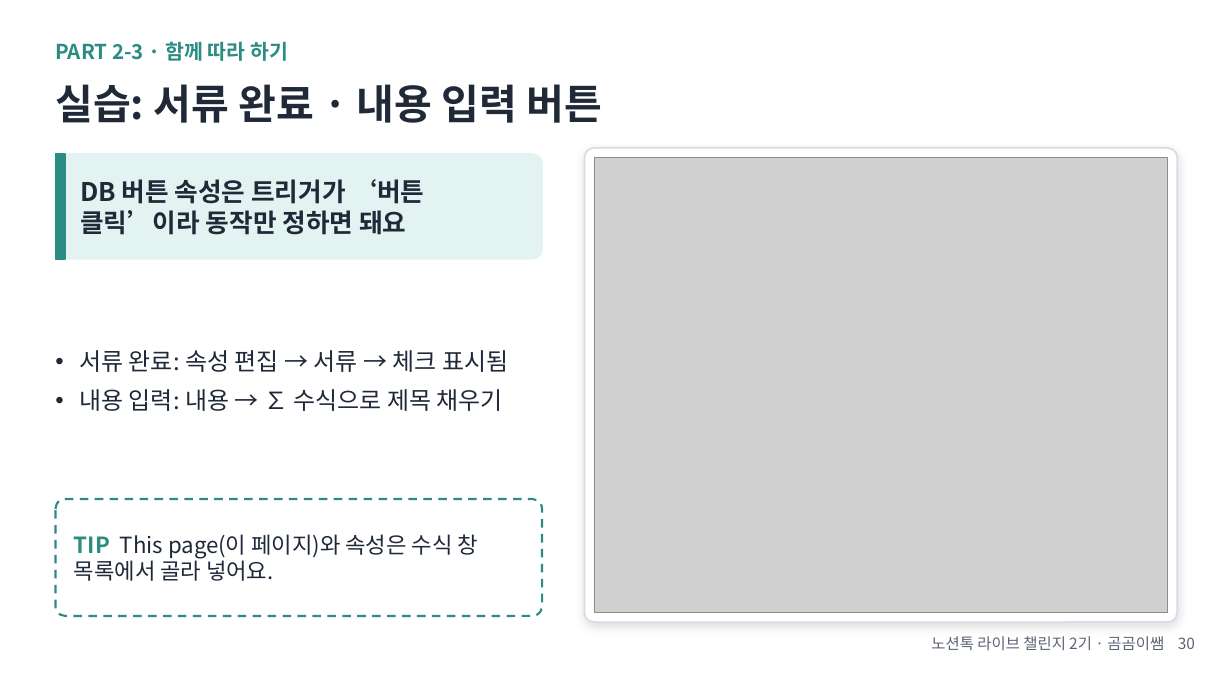
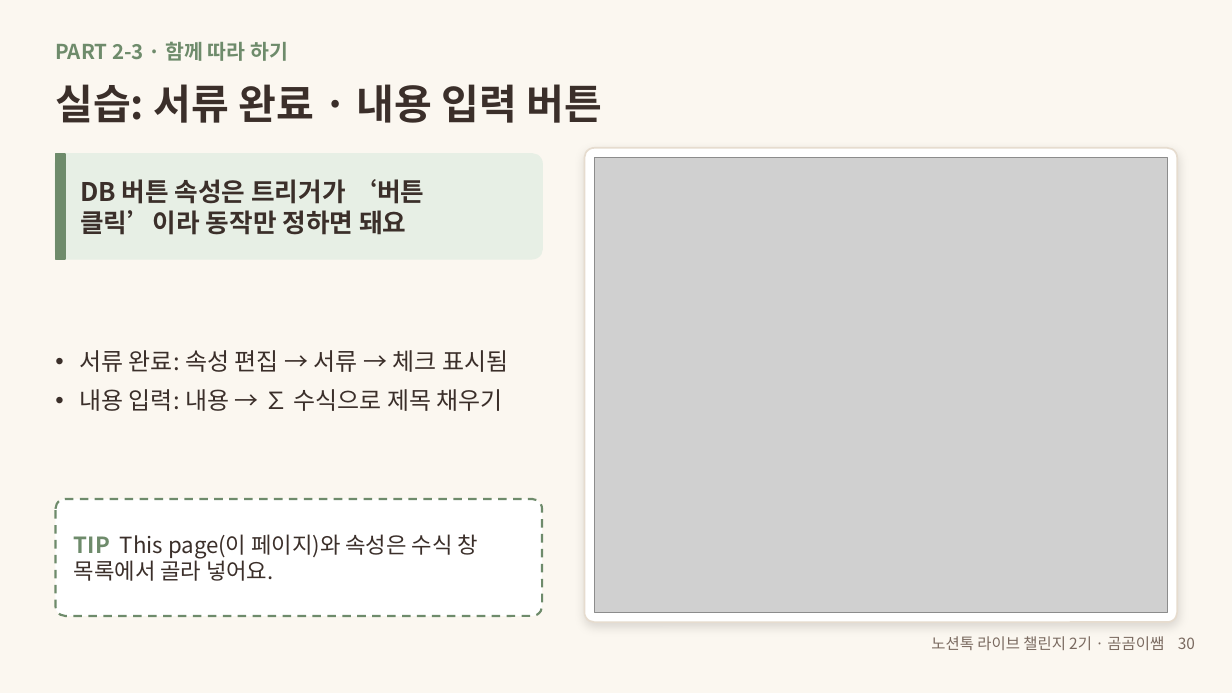
Before and after one commit to gomgomeet/skills, a slide deck: slide 30 of webinars/notiontalk-live-challenge-1/notiontalk-live-challenge-webinar.pptx. Drawn at 1232x693 pixels with LibreOffice and Linux fonts; fonts in the diff are those of the drawing; grey boxes stand for pictures. Boxes give left, top, right and bottom in pixels: in the first picture for what was removed or moved away, otherwise in the second. Text is boxed around its words. In the diff, an @@ line names an element or a change of style, - is before the commit and + after.

```diff
--- a/webinars/notiontalk-live-challenge-1/notiontalk-live-challenge-webinar.pptx
+++ b/webinars/notiontalk-live-challenge-1/notiontalk-live-challenge-webinar.pptx
@@ background #FFFFFF to #FBF7F0 @@
@@ text "PART 2-3 · 함께 따라 ..." at [55, 41, 288, 61]: text colour #2A8C82 to #6E8B6B @@
@@ rounded rectangle at [584, 148, 1177, 622]: outline #D5DDE8 1 pt to #E6DCCF 1 pt @@
@@ rounded rectangle at [55, 154, 542, 259]: fill #E3F3F1 to #E7EFE5; outline #E3F3F1 1 pt to #E7EFE5 1 pt @@
@@ rectangle at [55, 154, 65, 259]: fill #2A8C82 to #6E8B6B; outline #2A8C82 1 pt to #6E8B6B 1 pt @@
@@ text colour #1F2937 to #3B2F2A in 3 elements at [55, 84, 603, 123], [80, 179, 424, 235], [79, 350, 508, 411] @@
@@ rounded rectangle at [55, 499, 542, 616]: outline #2A8C82 1.25 pt dashed to #6E8B6B 1.25 pt dashed @@
@@ text "TIP This page(이 페이지)와 속성은 ..." at [74, 534, 477, 581]: text colour #2A8C82 to #6E8B6B in "TIP"; text colour #1F2937 to #3B2F2A @@
@@ text "노션톡 라이브 챌린지 2기 · ..." at [931, 636, 1195, 650]: text colour #5B6474 to #7A6A60 @@
```
Also in this commit, not shown: 46 other slides changed, 2 other files.
